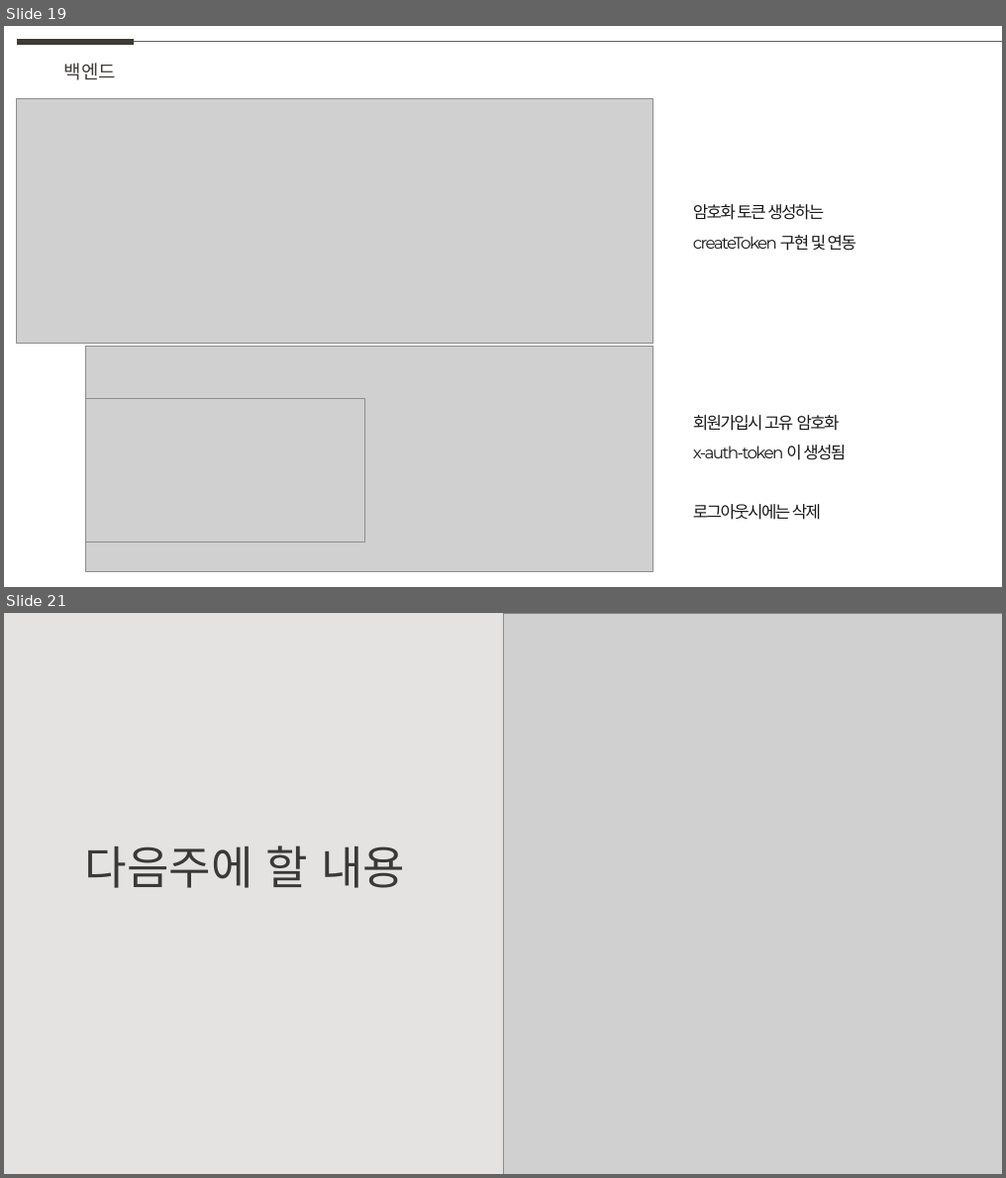
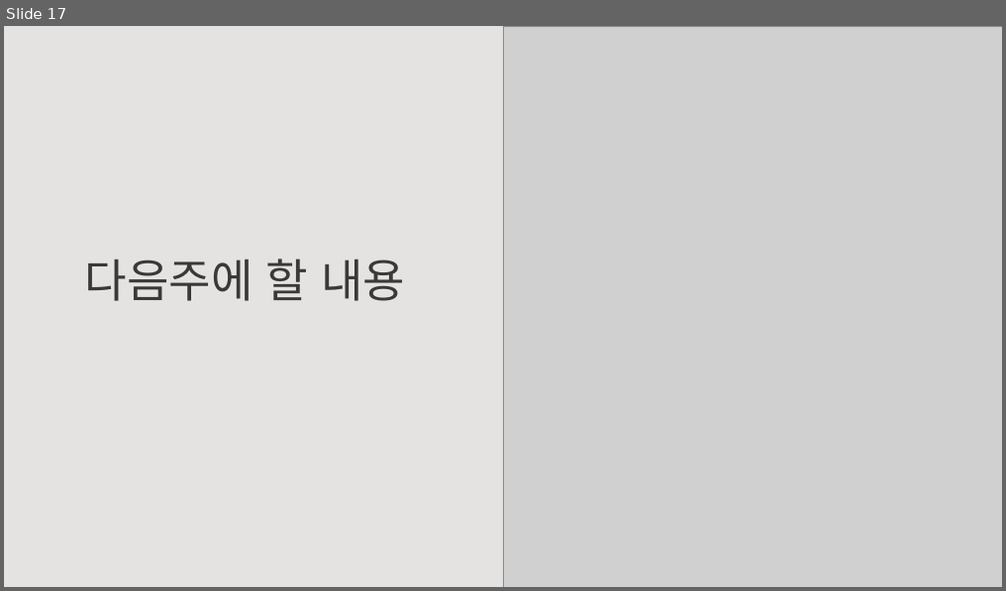
Before and after one commit to weaknessHero/Project_AvatarS, a slide deck: 발표자료/업데이트/LJJppt.pptx. Shown one above the other, each under a label of ours: slides 19 and 21 before the commit, slide 17 after it; the slides between them are not shown. The pictures are 1006x1178 and 1006x591 pixels, drawn with LibreOffice and Linux fonts; fonts in the diff are those of the drawing; grey boxes stand for pictures. Boxes give left, top, right and bottom in pixels: in the first picture for what was removed or moved away, otherwise in the second. Text is boxed around its words. In the diff, an @@ line names an element or a change of style, - is before the commit and + after.

```diff
--- a/발표자료/업데이트/LJJppt.pptx
+++ b/발표자료/업데이트/LJJppt.pptx
@@ slide 19 removed at <box>4,26,1002,587</box>, background #FFFFFF @@
@@ line removed from (17, 42) to (135, 42) @@
@@ line removed from (135, 42) to (1002, 42) @@
@@ text removed at <box>64,63,116,80</box> @@
-백엔드
@@ picture removed at <box>17,98,653,343</box> @@
@@ text removed at <box>693,204,856,251</box> @@
-암호화 토큰 생성하는
-createToken 구현 및 연동
@@ picture removed at <box>85,346,653,571</box> @@
@@ picture removed at <box>85,399,364,543</box> @@
@@ text removed at <box>693,415,846,520</box> @@
-회원가입시 고유 암호화
-x-auth-token 이 생성됨
-로그아웃시에는 삭제
@@ what was slide 21 is now slide 17 @@
```
Also in this commit, not shown: 3 other slides removed.
